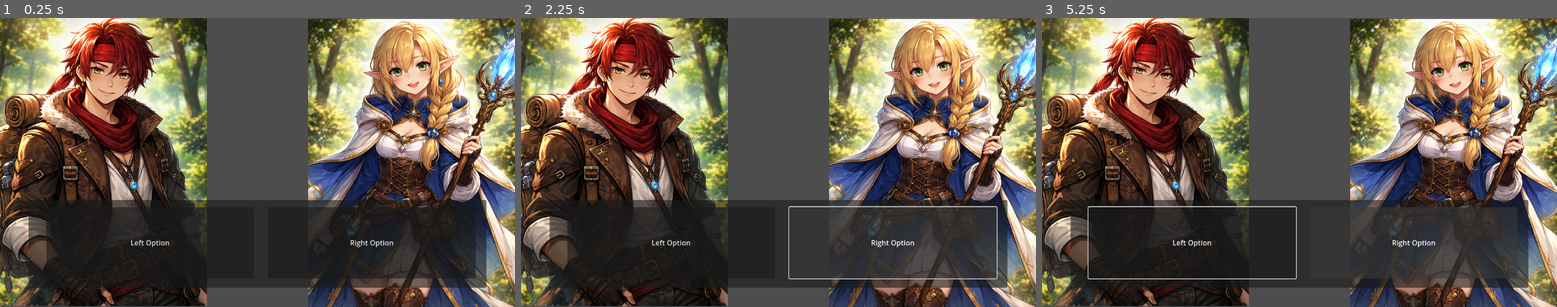
Above: before the commit, frames 1-3 (left to right).
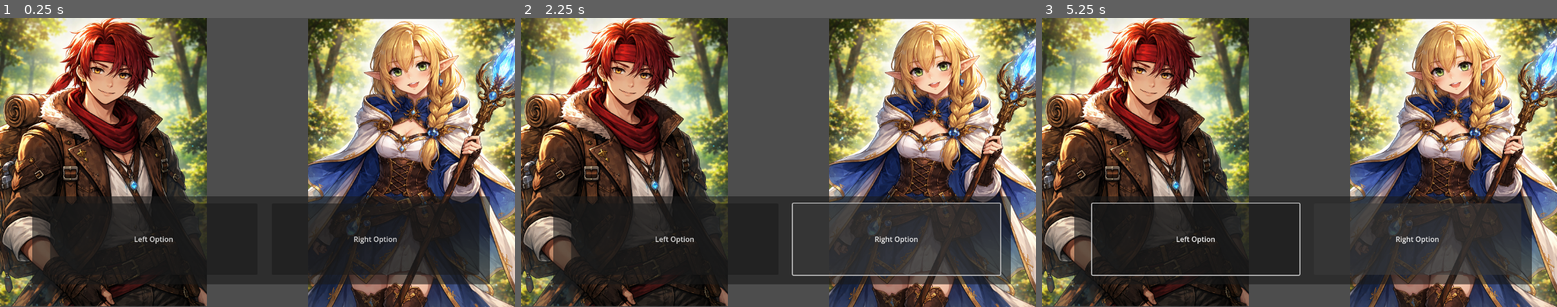
Above: after the commit, the same moments.

Repository: PastelGames/ggj-2026
Game: Godot game, scene res://Scenes/UI/DialogueChoosingScreen.tscn
Two runs of this game, one before a commit and one after it. Both use one fixed random seed, a clock stepped at 60 frames per second and the inputs below. The project has no main scene, so this scene is started directly.
Inputs:
- Up to frame 1 (0.25 s): no input
- Up to frame 2 (2.25 s): click "Left Option" at 0.5 s; click "Right Option" at 1.25 s; hold Right (move_right) from 2.03 s (still down)
- Up to frame 3 (5.25 s): release Right (move_right) at 2.78 s; hold Down (move_down) 2.78-3.53 s; hold Right (move_right) 3.53-4.28 s; hold Up (move_up) 4.28-5.03 s; hold Left (move_left) from 5.03 s (still down)

The runs differ from the first frame. In frame 1, 2.5% of the frame differs, in the area x 5-96%, y 61-94%; in frame 2, 3.1%; in frame 3, 3.1%.

Commit message:
Turn the display and choosing panels into scenes

Diff:
--- /dev/null
+++ b/Scenes/UI/DialogueChoosingPanel.tscn
@@ -0,0 +1,25 @@
+[gd_scene format=3 uid="uid://c02st46xi030m"]
+
+[node name="DialogueChoosingPanel" type="Panel" unique_id=1479755516]
+anchors_preset = -1
+anchor_left = 0.055555556
+anchor_top = 0.6296296
+anchor_right = 0.9444444
+anchor_bottom = 0.93364197
+metadata/_edit_use_anchors_ = true
+
+[node name="LeftOptionButton" type="Button" parent="." unique_id=134179843]
+layout_mode = 0
+offset_left = 40.0
+offset_top = 16.0
+offset_right = 504.0
+offset_bottom = 176.0
+text = "Left Option"
+
+[node name="RightOptionButton" type="Button" parent="." unique_id=512992686]
+layout_mode = 0
+offset_left = 536.0
+offset_top = 16.0
+offset_right = 1000.0
+offset_bottom = 176.0
+text = "Right Option"
--- a/Scenes/UI/DialogueChoosingScreen.tscn
+++ b/Scenes/UI/DialogueChoosingScreen.tscn
@@ -1,7 +1,8 @@
 [gd_scene format=3 uid="uid://bx8webihycegv"]
 
-[ext_resource type="Texture2D" uid="uid://cwa3i6i60pdmj" path="res://Imported/Images/Character1Placeholder.png" id="1_jfu8c"]
-[ext_resource type="Texture2D" uid="uid://ctprhhyoyjok5" path="res://Imported/Images/Character2Placeholder.png" id="2_ar2l8"]
+[ext_resource type="Texture2D" uid="uid://cwa3i6i60pdmj" path="res://Imported/Images/Character1Placeholder.png" id="1_mekqw"]
+[ext_resource type="Texture2D" uid="uid://ctprhhyoyjok5" path="res://Imported/Images/Character2Placeholder.png" id="2_5gar6"]
+[ext_resource type="PackedScene" uid="uid://c02st46xi030m" path="res://Scenes/UI/DialogueChoosingPanel.tscn" id="3_fkcqv"]
 
 [node name="DialogueSpeakingScreen" type="Control" unique_id=2003003836]
 layout_mode = 3
@@ -32,31 +33,13 @@
 grow_horizontal = 0
 grow_vertical = 2
 pivot_offset = Vector2(-468, 244)
-texture = ExtResource("2_ar2l8")
+texture = ExtResource("2_5gar6")
 expand_mode = 1
 metadata/_edit_use_anchors_ = true
 
-[node name="Panel" type="Panel" parent="." unique_id=1245375899]
+[node name="DialogueChoosingPanel" parent="." unique_id=1479755516 instance=ExtResource("3_fkcqv")]
 layout_mode = 1
-anchors_preset = -1
-anchor_left = 0.055555556
-anchor_top = 0.6296296
-anchor_right = 0.9444444
-anchor_bottom = 0.93364197
-metadata/_edit_use_anchors_ = true
-
-[node name="LeftOptionButton" type="Button" parent="Panel" unique_id=582376432]
-layout_mode = 0
-offset_left = 40.0
-offset_top = 16.0
-offset_right = 504.0
-offset_bottom = 176.0
-text = "Left Option"
-
-[node name="RightOptionButton" type="Button" parent="Panel" unique_id=2034286005]
-layout_mode = 0
-offset_left = 536.0
-offset_top = 16.0
-offset_right = 1000.0
-offset_bottom = 176.0
-text = "Right Option"
+anchor_left = 0.0625
+anchor_top = 0.61728394
+anchor_right = 0.9513889
+anchor_bottom = 0.9212963
--- /dev/null
+++ b/Scenes/UI/DialogueDisplayPanel.tscn
@@ -0,0 +1,34 @@
+[gd_scene format=3 uid="uid://jvq3kxl6s8dv"]
+
+[ext_resource type="Texture2D" uid="uid://8v4c7abimhrw" path="res://Imported/Images/Character2PlaceholderThumbnail.png" id="1_ownjv"]
+
+[node name="Panel" type="Panel" unique_id=1735828500]
+anchors_preset = -1
+anchor_left = 0.055555556
+anchor_top = 0.6296296
+anchor_right = 0.9444444
+anchor_bottom = 0.93364197
+metadata/_edit_use_anchors_ = true
+
+[node name="TextureRect" type="TextureRect" parent="." unique_id=1216936534]
+layout_mode = 0
+anchor_left = 0.0546875
+anchor_top = 0.08121827
+anchor_right = 0.2109375
+anchor_bottom = 0.893401
+texture = ExtResource("1_ownjv")
+expand_mode = 4
+metadata/_edit_use_anchors_ = true
+
+[node name="DialogueLabel" type="Label" parent="." unique_id=2047615845]
+layout_mode = 1
+anchors_preset = -1
+anchor_left = 0.23400001
+anchor_right = 0.99200004
+anchor_bottom = 1.0
+offset_left = 16.383987
+offset_top = 32.0
+offset_right = -31.808044
+offset_bottom = -29.0
+text = "Lorem ipsum dolor sit amet, consectetur adipiscing elit, sed do eiusmod tempor incididunt ut labore et dolore magna aliqua. Ut enim ad minim veniam, quis nostrud exercitation ullamco laboris nisi ut aliquip ex ea commodo consequat. Duis aute irure dolor in reprehenderit in voluptate velit esse cillum dolore eu fugiat nulla pariatur. Excepteur sint occaecat cupidatat non proident, sunt in culpa qui officia deserunt mollit anim id est laborum."
+autowrap_mode = 3
--- a/Scenes/UI/DialogueSpeakingScreen.tscn
+++ b/Scenes/UI/DialogueSpeakingScreen.tscn
@@ -2,7 +2,7 @@
 
 [ext_resource type="Texture2D" uid="uid://cwa3i6i60pdmj" path="res://Imported/Images/Character1Placeholder.png" id="1_vfmom"]
 [ext_resource type="Texture2D" uid="uid://ctprhhyoyjok5" path="res://Imported/Images/Character2Placeholder.png" id="2_5aw3v"]
-[ext_resource type="Texture2D" uid="uid://8v4c7abimhrw" path="res://Imported/Images/Character2PlaceholderThumbnail.png" id="3_5aw3v"]
+[ext_resource type="PackedScene" uid="uid://jvq3kxl6s8dv" path="res://Scenes/UI/DialogueDisplayPanel.tscn" id="3_5aw3v"]
 
 [node name="DialogueSpeakingScreen" type="Control" unique_id=2003003836]
 layout_mode = 3
@@ -37,34 +37,6 @@
 expand_mode = 1
 metadata/_edit_use_anchors_ = true
 
-[node name="Panel" type="Panel" parent="." unique_id=1245375899]
-layout_mode = 1
-anchors_preset = -1
-anchor_left = 0.055555556
-anchor_top = 0.6296296
-anchor_right = 0.9444444
-anchor_bottom = 0.93364197
-metadata/_edit_use_anchors_ = true
-
-[node name="TextureRect" type="TextureRect" parent="Panel" unique_id=283473715]
+[node name="DialogueSpeakingPanel" parent="." unique_id=1735828500 instance=ExtResource("3_5aw3v")]
 layout_mode = 0
-anchor_left = 0.0546875
-anchor_top = 0.08121827
-anchor_right = 0.2109375
-anchor_bottom = 0.893401
-texture = ExtResource("3_5aw3v")
-expand_mode = 4
-metadata/_edit_use_anchors_ = true
-
-[node name="DialogueLabel" type="Label" parent="Panel" unique_id=836193529]
-layout_mode = 1
-anchors_preset = -1
-anchor_left = 0.23400001
-anchor_right = 0.99200004
-anchor_bottom = 1.0
-offset_left = 16.383987
-offset_top = 32.0
-offset_right = -31.808044
-offset_bottom = -29.0
-text = "Lorem ipsum dolor sit amet, consectetur adipiscing elit, sed do eiusmod tempor incididunt ut labore et dolore magna aliqua. Ut enim ad minim veniam, quis nostrud exercitation ullamco laboris nisi ut aliquip ex ea commodo consequat. Duis aute irure dolor in reprehenderit in voluptate velit esse cillum dolore eu fugiat nulla pariatur. Excepteur sint occaecat cupidatat non proident, sunt in culpa qui officia deserunt mollit anim id est laborum."
-autowrap_mode = 3
+anchors_preset = 0
Not shown: 1 places in Scenes/UI/DialogueChoosingScreen.tscn that only renumber resources
